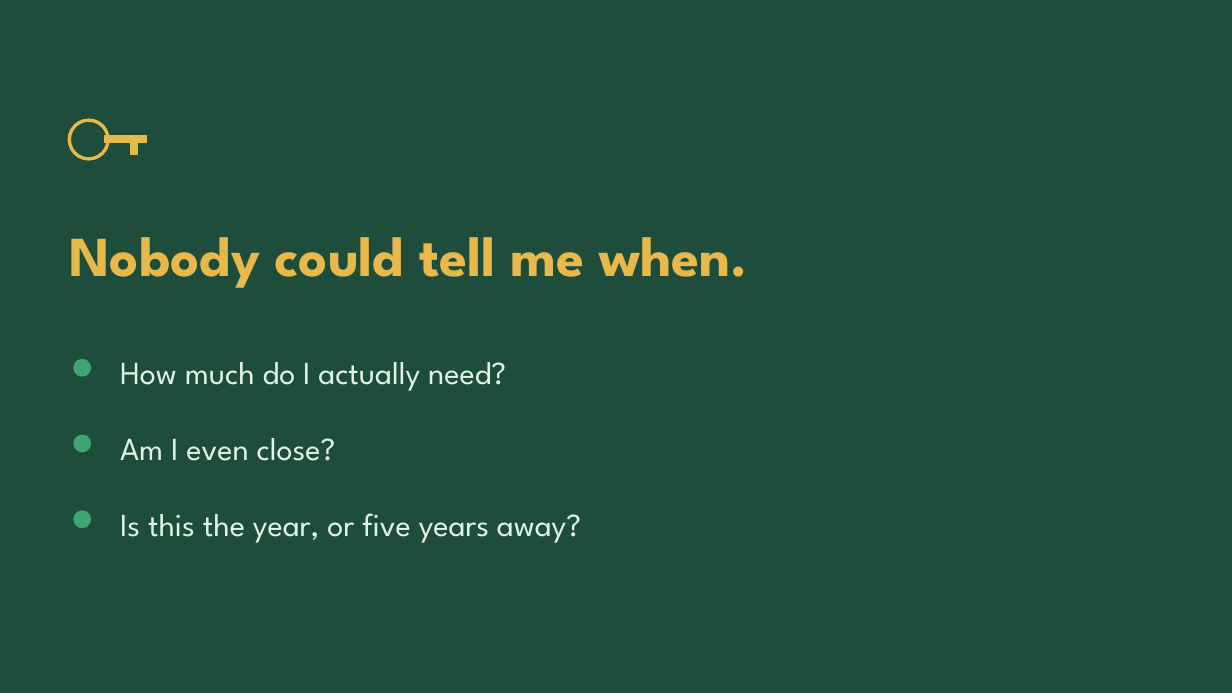
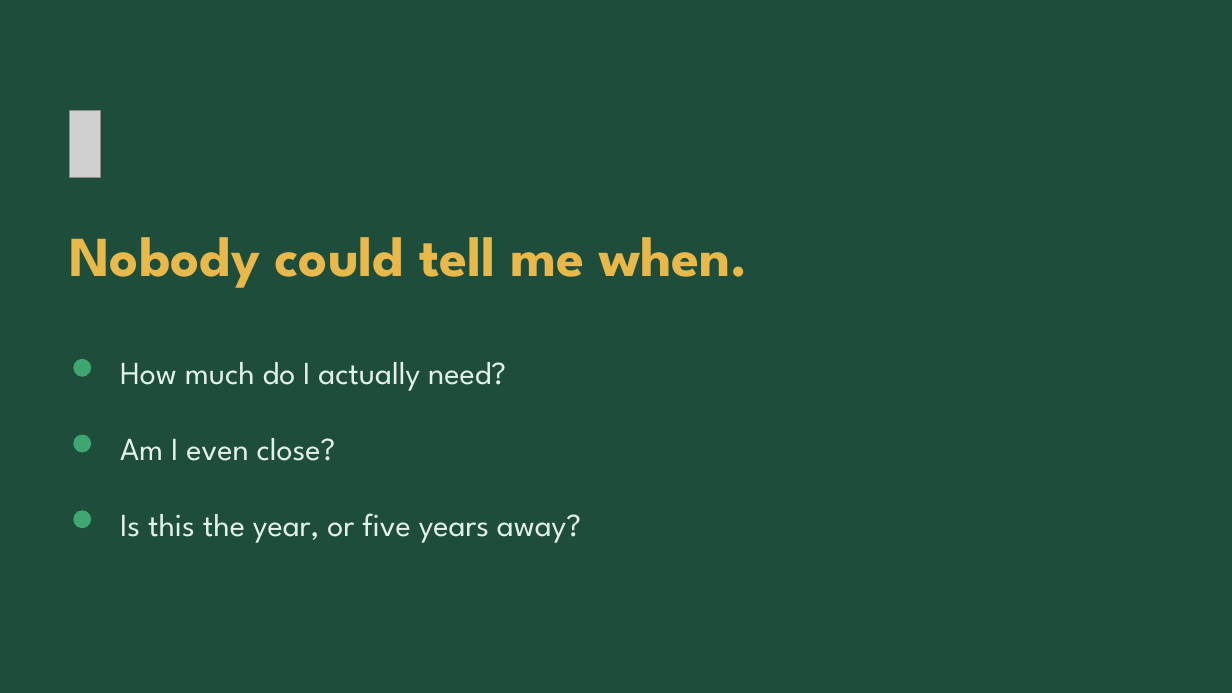
Before and after one commit to jasonmwong603/Claude-Code, a slide deck: slide 3 of apps/keydate/pitch/KeyDate-JCI-Edmonton-CenturyGothic.pptx. Drawn at 1232x693 pixels with LibreOffice and Linux fonts; fonts in the diff are those of the drawing; grey boxes stand for pictures. Boxes give left, top, right and bottom in pixels: in the first picture for what was removed or moved away, otherwise in the second. Text is boxed around its words. In the diff, an @@ line names an element or a change of style, - is before the commit and + after.

```diff
--- a/apps/keydate/pitch/KeyDate-JCI-Edmonton-CenturyGothic.pptx
+++ b/apps/keydate/pitch/KeyDate-JCI-Edmonton-CenturyGothic.pptx
@@ picture added at [69, 111, 101, 177] @@
@@ ellipse removed at [69, 120, 108, 159] @@
@@ rectangle removed at [104, 136, 147, 142] @@
@@ rectangle removed at [130, 136, 137, 154] @@
```
Also in this commit, not shown: 2 other slides changed, 13 other files.
